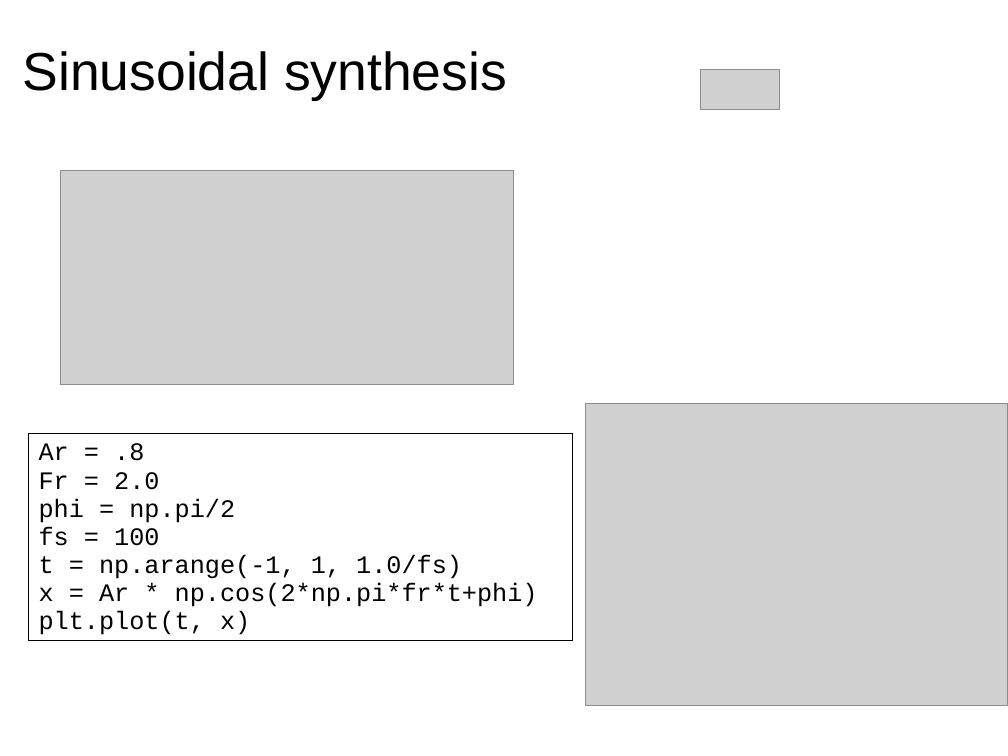
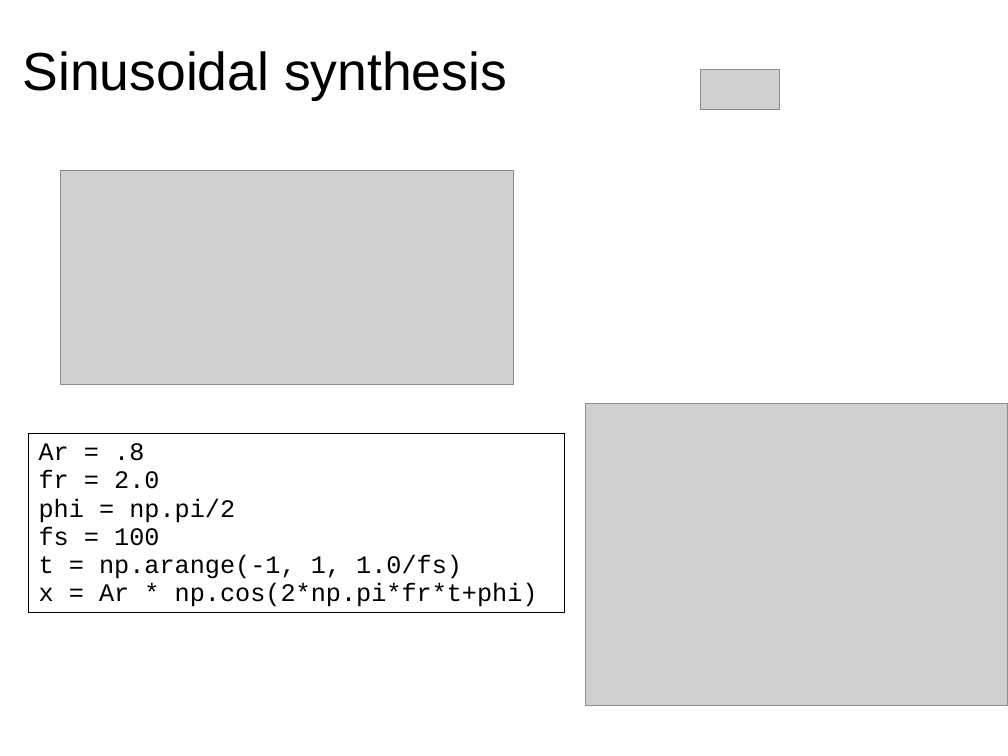
Before and after one commit to MTG/sms-tools, a slide deck: slide 5 of lectures/5-Sinusoidal-model/Sinusoidal-Model-2.odp (slide 6 before the commit). Drawn at 1008x756 pixels with LibreOffice and Linux fonts; fonts in the diff are those of the drawing; grey boxes stand for pictures. Boxes give left, top, right and bottom in pixels: in the first picture for what was removed or moved away, otherwise in the second. Text is boxed around its words. In the diff, an @@ line names an element or a change of style, - is before the commit and + after.

```diff
--- a/lectures/5-Sinusoidal-model/Sinusoidal-Model-2.odp
+++ b/lectures/5-Sinusoidal-model/Sinusoidal-Model-2.odp
@@ rectangle "Ar = .8": place and size @@
-rectangle "Ar = .8" at bbox=[29, 433, 574, 640]
+rectangle "Ar = .8" at bbox=[29, 433, 564, 612]
@@ text in rectangle at bbox=[39, 470, 159, 489]: text changed @@
-Fr = 2.0
+fr = 2.0
@@ text in rectangle at bbox=[39, 611, 250, 635]: paragraph removed @@
-plt.plot(t, x)
```
Also in this commit, not shown: 5 other slides changed, 1 slide added, 3 slides removed, 27 other files.
